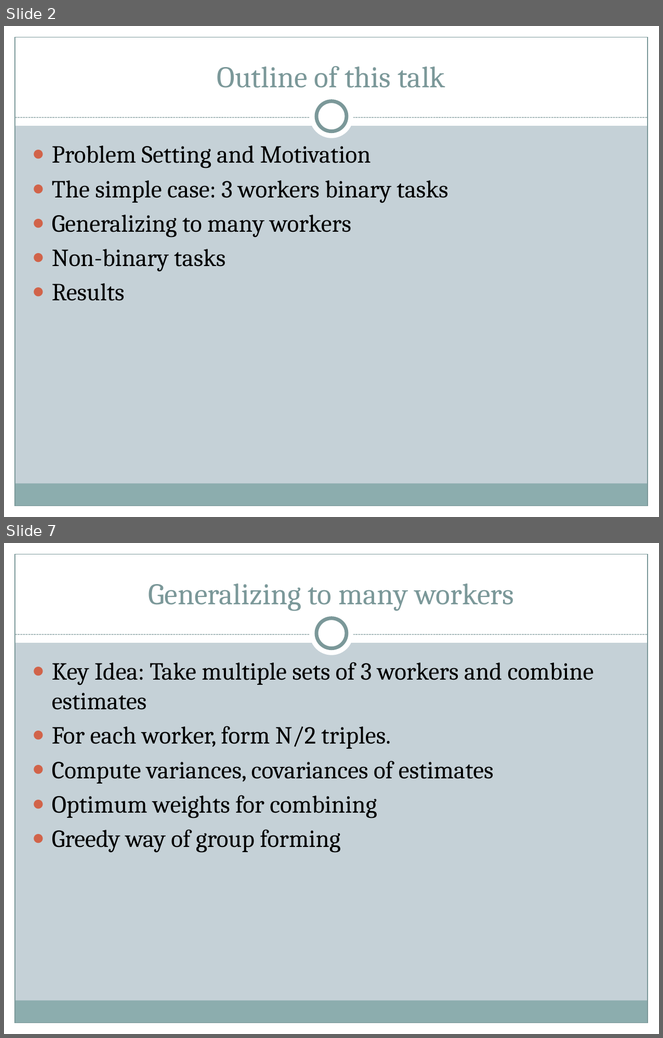
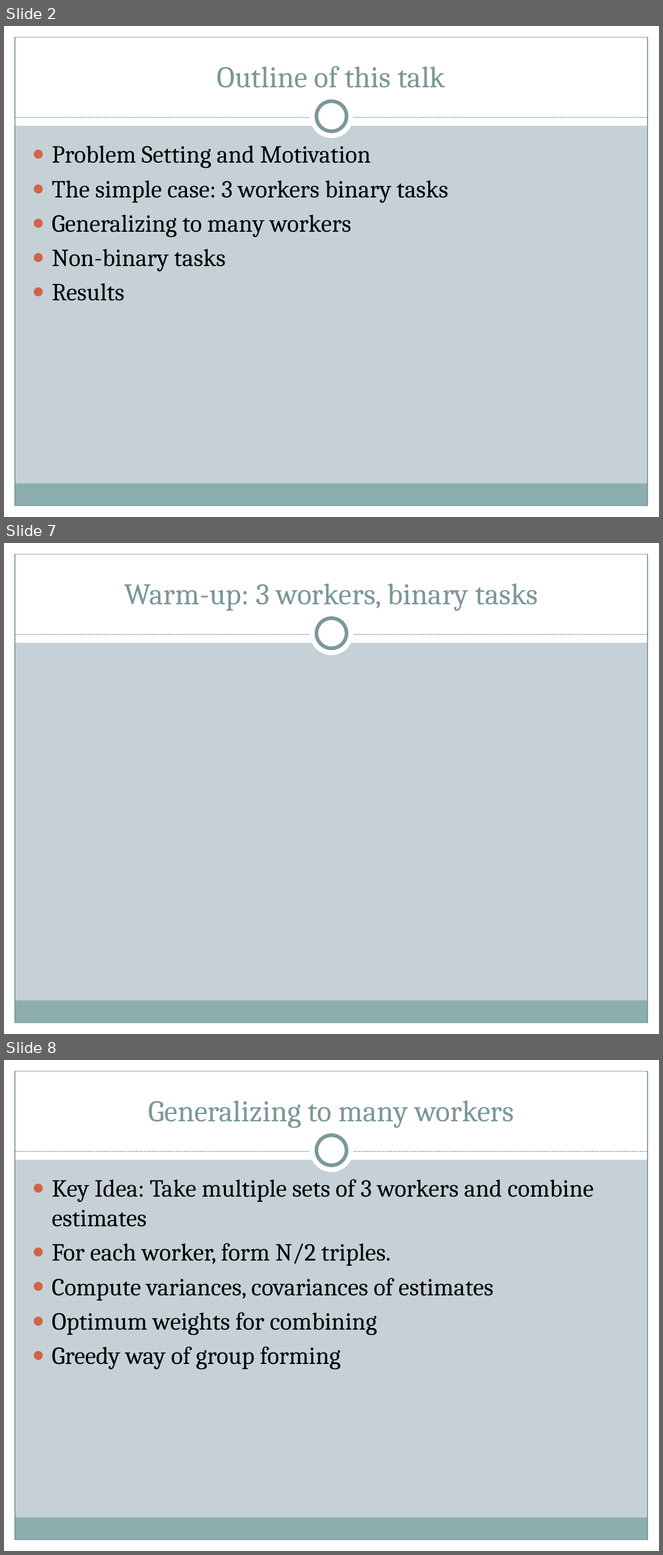
Before and after one commit to brahmaneya/WorkerEvaluationGeneral, a slide deck: Presentation/WorkerEval.pptx. Shown one above the other, each under a label of ours: slides 2 and 7 before the commit, slides 2, 7 and 8 after it; the slides between them are not shown. The pictures are 663x1038 and 663x1555 pixels, drawn with LibreOffice and Linux fonts; fonts in the diff are those of the drawing. Boxes give left, top, right and bottom in pixels: in the first picture for what was removed or moved away, otherwise in the second. Text is boxed around its words. In the diff, an @@ line names an element or a change of style, - is before the commit and + after.

```diff
--- a/Presentation/WorkerEval.pptx
+++ b/Presentation/WorkerEval.pptx
@@ slide 7 added at (4, 543, 659, 1034), background #C5D1D7; not listed: 9 template elements that a slide beside it also shows @@
@@ title added at (124, 584, 538, 611), 33 pt, text #7C999A @@
+Warm-up: 3 workers, binary tasks
@@ what was slide 7 is now slide 8 @@
```
Also in this commit, not shown: 4 slides changed, 1 other slide added, 1 other file.
